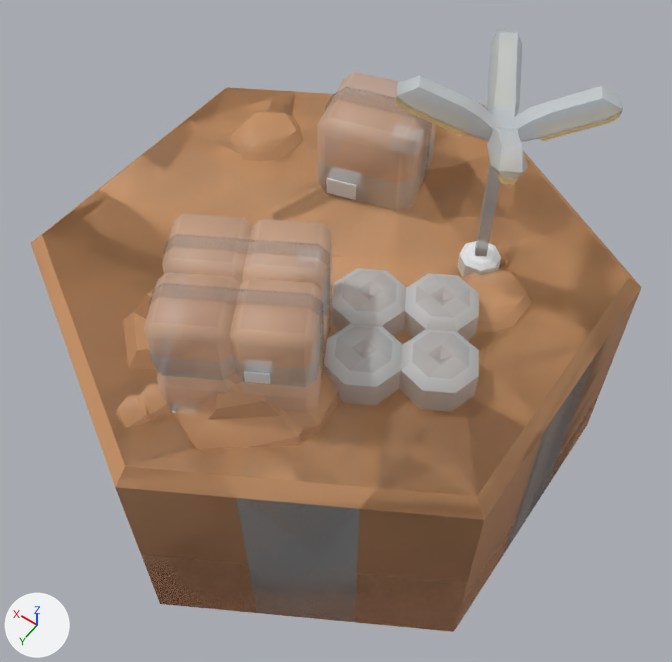
A saved change to the FBX model Assets/Resources/Blender/hex/hex.fbx_RockTerra.fbx.
The view is the same before and after, from a 50 mm lens placed at (-1.39, 1.91, 3.56), pointed at (-0.12, 0.13, 0.77). The axes (+X, +Y, +Z) are drawn at lower left. The lights are the same throughout. The first picture is the older version. Where no turn or scale is listed for an object, it has been applied to the vertices. Vertices at exactly the same position are counted once.

The first picture shows 'altA_halfRockTerra', 'altA_moreRockTerra', 'altA_moreTerraRock', 'altB_halfRockTerra', 'altB_moreRockTerra', 'altB_moreTerraRock', 'altC_halfRockTerra', 'halfRockTerra', 'moreRockTerra', 'moreTerraRock'.
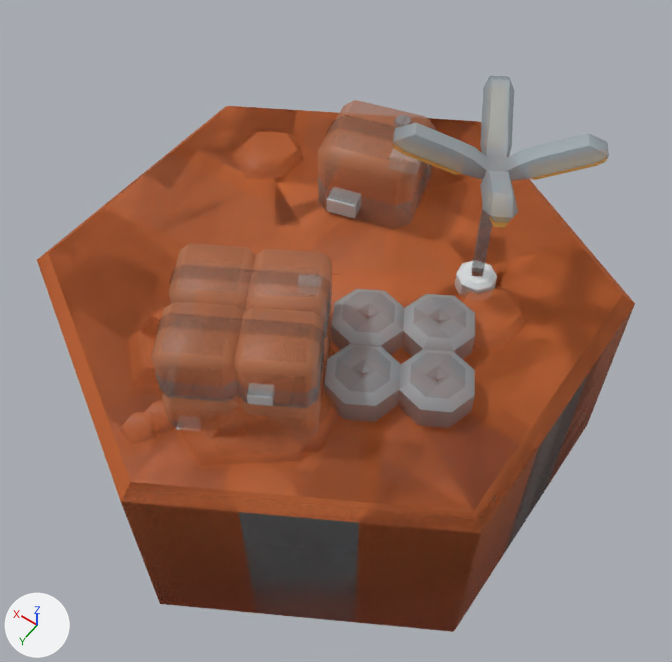
The change, as a diff of the scene's bpy script:
```diff
--- a/Assets/Resources/Blender/hex/hex.fbx_RockTerra.fbx.py
+++ b/Assets/Resources/Blender/hex/hex.fbx_RockTerra.fbx.py
@@ img_hexagons_medieval_png @@
-img_hexagons_medieval_png = load_image('hexagons_medieval.png', '../hexagons_medieval.png', 1024, 1024, 'Non-Color')
+img_hexagons_medieval_png = load_image('hexagons_medieval.png', '../hexagons_medieval.png', 1024, 1024, 'sRGB')
@@ mat_hexagons_texture @@
 n3 = _N.new('ShaderNodeTexImage'); n3.name = 'Image Texture.001'
-n3.image = img_hexagons_medieval_png
+n3.image = img_hexagons_medieval_png_001
 _L.new(n2.outputs[0], n0.inputs[0])  # 'Color' to 'Base Color'
@@ me_hex_road_g_005 @@
-me_hex_road_g_005.from_pydata(...)  # 490 vertices, 553 faces; spans x -1.0..1.0, y -1.15..1.15, z 0.0..1.43
+me_hex_road_g_005.from_pydata(...)  # 490 vertices, 553 faces; spans x -1.0..1.0, y -1.15..1.15, z 0.0..1.29
+# me_hex_road_g_005 part 4: the whole mesh is scaled about the mesh origin by (1, 1, 0.9)
 me_hex_road_g_005.materials.append(mat_hexagons_texture)
@@ me_hex_road_i_004 @@
-me_hex_road_i_004.from_pydata(...)  # 97 vertices, 126 faces; spans x -1.0..1.0, y -1.15..1.15, z 0.0..1.0
+me_hex_road_i_004.from_pydata(...)  # 97 vertices, 126 faces; spans x -1.0..1.0, y -1.15..1.15, z 0.0..0.9
+# me_hex_road_i_004 part 7: the whole mesh is scaled about the mesh origin by (1, 1, 0.9)
 me_hex_road_i_004.materials.append(mat_hexagons_texture)
@@ me_cube_15114 @@
-me_cube_15114.from_pydata(...)  # 158 vertices, 160 faces; spans x -1.0..1.0, y -1.15..1.15, z 0.0..1.36
+me_cube_15114.from_pydata(...)  # 158 vertices, 160 faces; spans x -1.0..1.0, y -1.15..1.15, z 0.0..1.22
+# me_cube_15114 part 1: the whole mesh is scaled about the mesh origin by (1, 1, 0.9)
 me_cube_15114.materials.append(mat_hexagons_texture)
@@ me_hex_road_e_004 @@
-me_hex_road_e_004.from_pydata(...)  # 250 vertices, 285 faces; spans x -1.0..1.0, y -1.15..1.15, z 0.0..1.81
+me_hex_road_e_004.from_pydata(...)  # 250 vertices, 285 faces; spans x -1.0..1.0, y -1.15..1.15, z 0.0..1.63
+# me_hex_road_e_004 part 9: the whole mesh is scaled about the mesh origin by (1, 1, 0.9)
 me_hex_road_e_004.materials.append(mat_hexagons_texture)
@@ me_hex_road_h_004 @@
-me_hex_road_h_004.from_pydata(...)  # 97 vertices, 124 faces; spans x -1.0..1.0, y -1.15..1.15, z 0.0..1.0
+me_hex_road_h_004.from_pydata(...)  # 97 vertices, 124 faces; spans x -1.0..1.0, y -1.15..1.15, z 0.0..0.9
+# me_hex_road_h_004 part 5: the whole mesh is scaled about the mesh origin by (1, 1, 0.9)
 me_hex_road_h_004.materials.append(mat_hexagons_texture)
@@ me_cylinder_032 @@
-me_cylinder_032.from_pydata(...)  # 135 vertices, 175 faces; spans x -1.0..1.0, y -1.15..1.15, z 0.0..1.15
+me_cylinder_032.from_pydata(...)  # 135 vertices, 175 faces; spans x -1.0..1.0, y -1.15..1.15, z 0.0..1.03
+# me_cylinder_032 part 8: the whole mesh is scaled about the mesh origin by (1, 1, 0.9)
 me_cylinder_032.materials.append(mat_hexagons_texture)
@@ me_hex_road_a_007 @@
-me_hex_road_a_007.from_pydata(...)  # 31 vertices, 39 faces; spans x -1.0..1.0, y -1.15..1.15, z 0.0..1.0
+me_hex_road_a_007.from_pydata(...)  # 31 vertices, 39 faces; spans x -1.0..1.0, y -1.15..1.15, z 0.0..0.9
+# me_hex_road_a_007 part 2: the whole mesh is scaled about the mesh origin by (1, 1, 0.9)
 me_hex_road_a_007.materials.append(mat_hexagons_texture)
@@ me_hex_road_c_004 @@
-me_hex_road_c_004.from_pydata(...)  # 104 vertices, 126 faces; spans x -1.0..1.0, y -1.15..1.15, z 0.0..1.05
+me_hex_road_c_004.from_pydata(...)  # 104 vertices, 126 faces; spans x -1.0..1.0, y -1.15..1.15, z 0.0..0.95
+# me_hex_road_c_004 part 6: the whole mesh is scaled about the mesh origin by (1, 1, 0.9)
 me_hex_road_c_004.materials.append(mat_hexagons_texture)
@@ me_hex_road_d_004 @@
-me_hex_road_d_004.from_pydata(...)  # 82 vertices, 106 faces; spans x -1.0..1.0, y -1.15..1.15, z 0.0..1.0
+me_hex_road_d_004.from_pydata(...)  # 82 vertices, 106 faces; spans x -1.0..1.0, y -1.15..1.15, z 0.0..0.9
+# me_hex_road_d_004 part 10: the whole mesh is scaled about the mesh origin by (1, 1, 0.9)
 me_hex_road_d_004.materials.append(mat_hexagons_texture)
@@ me_cylinder_008 @@
-me_cylinder_008.from_pydata(...)  # 120 vertices, 160 faces; spans x -1.0..1.0, y -1.15..1.15, z 0.0..1.15
+me_cylinder_008.from_pydata(...)  # 120 vertices, 160 faces; spans x -1.0..1.0, y -1.15..1.15, z 0.0..1.04
+# me_cylinder_008 part 3: the whole mesh is scaled about the mesh origin by (1, 1, 0.9)
 me_cylinder_008.materials.append(mat_hexagons_texture)
```

Where the change shows, as pixel boxes (x1, y1, x2, y2) in the pictures (672 x 662 px):
'halfRockTerra', surface changed, rescaled: before (46, 89, 639, 519); after (51, 106, 635, 532)
'altA_moreTerraRock', surface changed, rescaled: before (43, 72, 641, 520); after (39, 100, 614, 533)
'altB_halfRockTerra', surface changed, rescaled (8% shorter): before (31, 30, 626, 573); after (37, 76, 622, 578)
'altB_moreTerraRock', surface changed, rescaled: before (48, 88, 629, 496); after (40, 108, 622, 530)
'moreRockTerra', surface changed, rescaled: before (43, 87, 641, 518); after (49, 106, 634, 530)
'moreTerraRock', surface changed, rescaled (darker, 6% wider): before (32, 88, 568, 574); after (37, 110, 606, 579)
'altC_halfRockTerra', surface changed, rescaled: before (42, 90, 632, 573); after (48, 107, 626, 578)
'altA_moreRockTerra', surface changed, rescaled: before (55, 89, 641, 571); after (50, 108, 635, 579)
'altB_moreRockTerra', surface changed, rescaled: before (31, 89, 635, 565); after (38, 108, 630, 562)
'altA_halfRockTerra', surface changed, rescaled: before (44, 88, 637, 518); after (56, 108, 634, 531)
